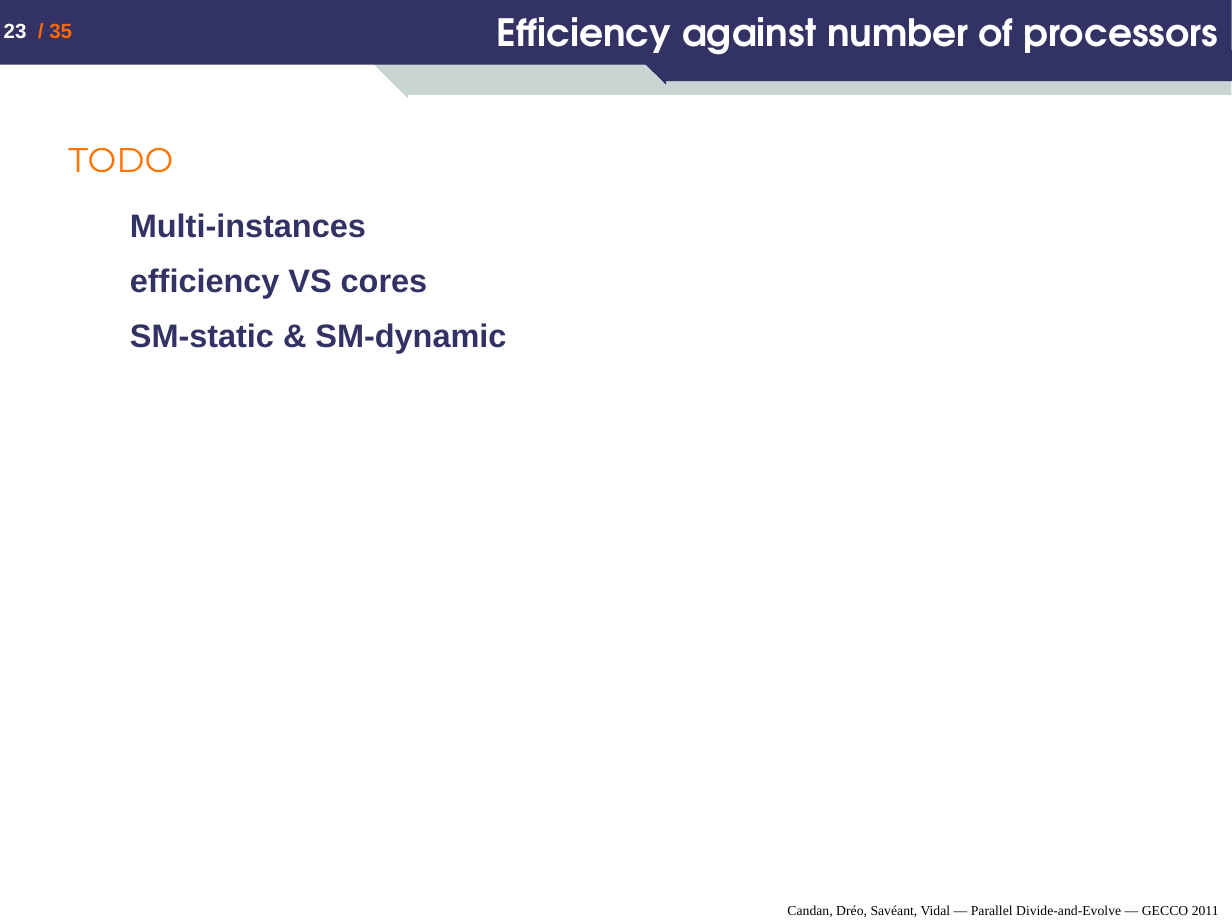
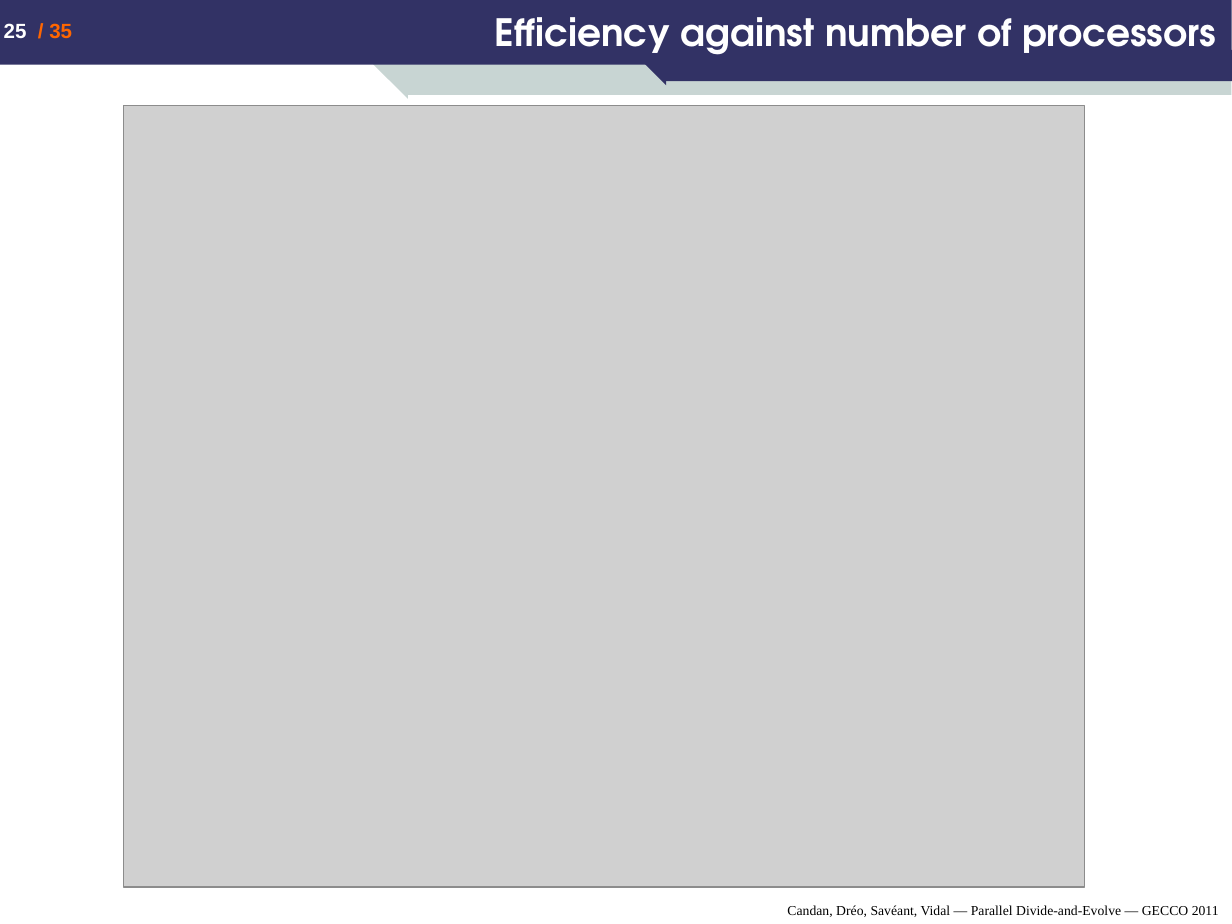
Before and after one commit to nojhan/descarwin, a slide deck: slide 25 of papers/GECCO2011/dae_mt/Candan-Dreo-Saveant-Vidal_Parallel-Divide-and-Evolve_GECCO-2011.ppt (slide 23 before the commit). Drawn at 1232x924 pixels with LibreOffice and Linux fonts; fonts in the diff are those of the drawing; grey boxes stand for pictures. Boxes give left, top, right and bottom in pixels: in the first picture for what was removed or moved away, otherwise in the second. Text is boxed around its words. In the diff, an @@ line names an element or a change of style, - is before the commit and + after.

Commit message:
time VS cores figures

```diff
--- a/papers/GECCO2011/dae_mt/Candan-Dreo-Saveant-Vidal_Parallel-Divide-and-Evolve_GECCO-2011.ppt
+++ b/papers/GECCO2011/dae_mt/Candan-Dreo-Saveant-Vidal_Parallel-Divide-and-Evolve_GECCO-2011.ppt
@@ page number at [4, 23, 72, 39]: text changed @@
-23 / 35
+25 / 35
@@ title "Efficiency against number of processors" at [495, 17, 1216, 55]: indent changed @@
@@ picture added at [123, 106, 1084, 887] @@
@@ text removed at [68, 148, 506, 353] @@
-TODO
-  Multi-instances
-  efficiency VS cores
-  SM-static & SM-dynamic
```
Also in this commit, not shown: 6 other slides changed, 1 slide added.
